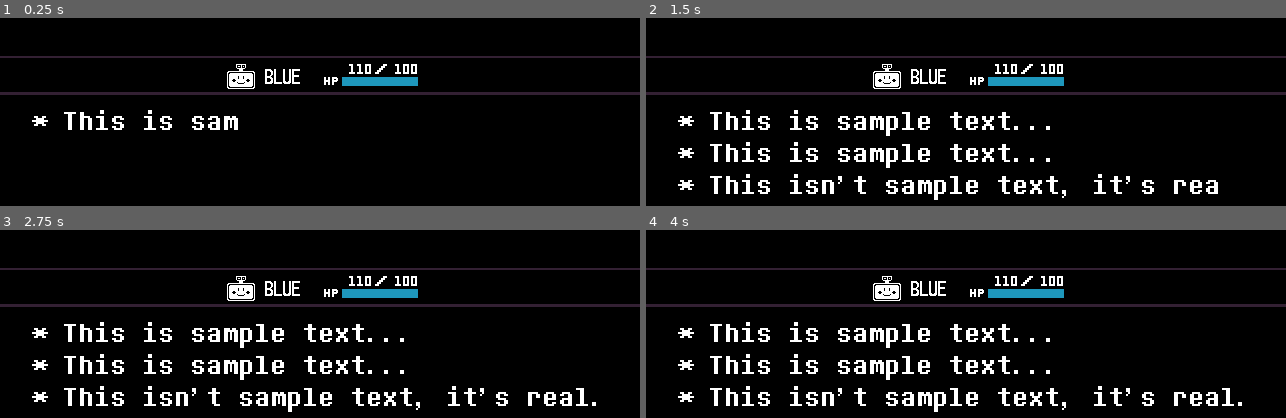
Above: before the commit, frames 1-4 (two rows, left to right).
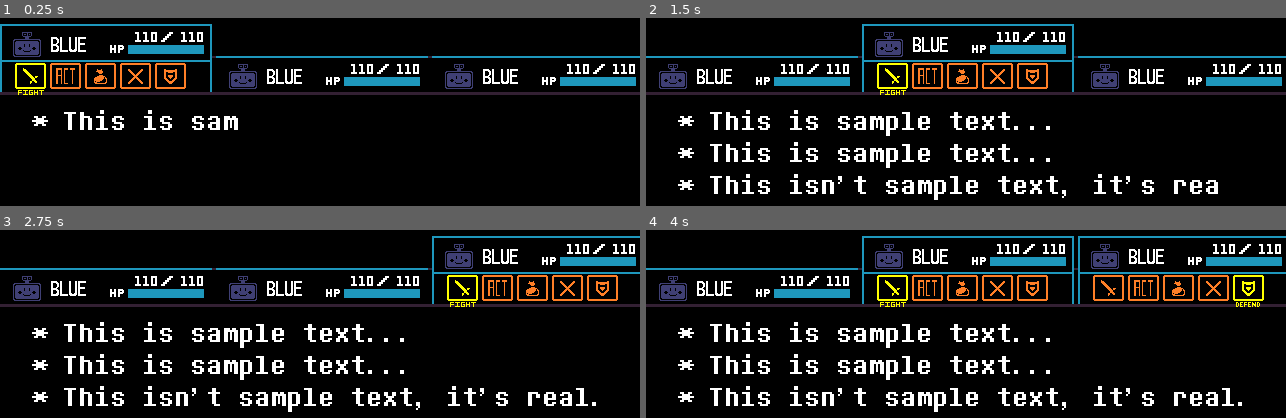
Above: after the commit, the same moments.

Repository: Flipleerr/delta-battle
Game: Godot game, scene res://scenes/battle/battle.tscn
The game is run twice, just before and just after one commit, with the same random seed, the same clock (stepped at 60 frames per second) and the same inputs.
Inputs:
- Up to frame 1 (0.25 s): no input
- Up to frame 2 (1.5 s): tap Enter at 0.5 s; hold D (right) 0.53-1.28 s; tap Z (confirm) at 0.6, 1.35 s; hold S (down) from 1.28 s (still down)
- Up to frame 3 (2.75 s): tap Z (confirm) at 2, 2.1 s; release S (down) at 2.03 s; hold D (right) from 2.03 s (still down)
- Up to frame 4 (4 s): tap Z (confirm) at 2.75, 2.85, 3.5, 3.6 s; release D (right) at 2.78 s; hold Up (up) 2.78-3.53 s; hold A (left) from 3.53 s (still down)

The runs differ from the first frame. In frame 1, 7.1% of the frame differs, in the area x 0-100%, y 3-41%; in frame 2, 8.6%; in frame 3, 7.0%; in frame 4, 11%.

Commit message:
Add multiple characters and monster select menu

Diff:
--- a/characters/blue/blue.tscn
+++ b/characters/blue/blue.tscn
@@ -1,6 +1,7 @@
-[gd_scene load_steps=2 format=3 uid="uid://koaov6uan8c3"]
+[gd_scene load_steps=3 format=3 uid="uid://koaov6uan8c3"]
 
 [ext_resource type="Script" uid="uid://d1ho1nqa4x7fm" path="res://characters/character.gd" id="1_7xeqj"]
+[ext_resource type="Texture2D" uid="uid://jthlsjuluo7b" path="res://characters/blue/res/char_icon.png" id="2_t3yiv"]
 
 [node name="Blue" type="Node2D"]
 script = ExtResource("1_7xeqj")
@@ -8,4 +9,5 @@
 current_hp = 110
 max_hp = 110
 main_color = Color(0.118812, 0.590326, 0.738951, 1)
+icon = ExtResource("2_t3yiv")
 metadata/_custom_type_script = "uid://d1ho1nqa4x7fm"
--- a/characters/character.gd
+++ b/characters/character.gd
@@ -4,4 +4,6 @@
 @export var title := ""
 @export var current_hp := 100
 @export var max_hp := 100
+@export var uses_magic := false
 @export_color_no_alpha var main_color := Color.WHITE
+@export var icon: Texture2D = preload("res://ui/battle/char_menu/res/sample_char_icon.png")
--- a/globals/global.gd
+++ b/globals/global.gd
@@ -1,8 +1,20 @@
 extends Node
+
+enum {
+	FIGHT, ACT, ITEM, SPARE, DEFEND
+}
 
 const YELLOW := Color("#ffff00")
 
-var characters: Array[Character] = [preload("res://characters/blue/blue.tscn").instantiate()]
+var characters: Array[Character] = [
+	preload("res://characters/blue/blue.tscn").instantiate(),
+	preload("res://characters/blue/blue.tscn").instantiate(),
+	preload("res://characters/blue/blue.tscn").instantiate()
+]
+var monsters: Array[Monster] = [
+	preload("res://monsters/slime/slime.tscn").instantiate(),
+	preload("res://monsters/slime/slime.tscn").instantiate()
+]
 var items: Array[Item] = [preload("res://items/dark_candy.tres")]
 
 func _ready() -> void:
--- a/monsters/monster.gd
+++ b/monsters/monster.gd
@@ -1,2 +1,6 @@
 extends Node2D
 class_name Monster
+
+@export var title := ""
+@export var current_hp := 100
+@export var max_hp := 100
--- /dev/null
+++ b/monsters/slime/slime.tscn
@@ -0,0 +1,10 @@
+[gd_scene load_steps=2 format=3 uid="uid://dtuxxajnf41ym"]
+
+[ext_resource type="Script" uid="uid://c7cl86f4gnd2b" path="res://monsters/monster.gd" id="1_51iiq"]
+
+[node name="Slime" type="Node2D"]
+script = ExtResource("1_51iiq")
+title = "Slime"
+current_hp = 80
+max_hp = 80
+metadata/_custom_type_script = "uid://c7cl86f4gnd2b"
--- a/ui/battle/bottom_panel/bottom_panel.gd
+++ b/ui/battle/bottom_panel/bottom_panel.gd
@@ -1,22 +1,109 @@
 extends Node2D
 
 enum CONTEXT {
-	BATTLE, CHAR_MENU, MONSTER_SELECT, ITEM_SELECT, ATTACK
+	BATTLE, CHAR_MENU, MONSTER_SELECT, ITEM_SELECT, ACT_SELECT, MAGIC_SELECT, CHAR_SELECT, ACTION
 }
-var activated := false
+
+class Action:
+	var what: int
+	var to: int
+	var specific: int
+
+var context := CONTEXT.BATTLE:
+	set(p_context):
+		match context:
+			CONTEXT.CHAR_MENU:
+				char_menus[current_char].focused = false
+			CONTEXT.MONSTER_SELECT:
+				$MonsterSelect.visible = false
+				$MonsterSelect.focused = false
+		context = p_context
+		match context:
+			CONTEXT.CHAR_MENU:
+				char_menus[current_char].activate()
+			CONTEXT.MONSTER_SELECT:
+				$MonsterSelect.visible = true
+				$MonsterSelect.focused = true
+				$MonsterSelect.selected_item = 0
+			CONTEXT.ACT_SELECT:
+				next_char()
+
+var char_menus: Array[CharMenu] = []
+var current_char := 0
+
+var actions: Array[Action] = []
 
 func _ready() -> void:
 	for character: Character in Global.characters:
 		var char_menu := preload("res://ui/battle/char_menu/char_menu.tscn").instantiate()
 		char_menu.set_from_character(character)
 		$Characters.add_child(char_menu)
+		char_menus.append(char_menu)
+		actions.append(Action.new())
+	context = CONTEXT.CHAR_MENU
 
 func _unhandled_key_input(event: InputEvent) -> void:
-	if event.is_action("confirm") and event.is_pressed():
-		if !activated:
-			$Characters.get_child(0).activate()
-			activated = true
-			$Characters.get_child(0).selected_item = 0
-		else:
-			$Characters.get_child(0).deactivate()
-			activated = false
+	if (event.is_action("confirm") or event.is_action("cancel")) and event.is_pressed():
+		match context:
+			CONTEXT.BATTLE:
+				return
+			CONTEXT.CHAR_MENU:
+				if current_char == 0 and event.is_action("cancel"):
+					return
+				if event.is_action("cancel"):
+					char_menus[current_char].deactivate()
+					current_char -= 1
+					char_menus[current_char].activate()
+					return
+				queue_character_action()
+				return
+			CONTEXT.MONSTER_SELECT:
+				if event.is_action("cancel"):
+					context = CONTEXT.CHAR_MENU
+					return
+				actions[current_char].to = $MonsterSelect.selected_item
+				if actions[current_char].what == Global.ACT and !char_menus[current_char].uses_magic:
+					context = CONTEXT.ACT_SELECT
+					return
+				next_char()
+				return
+			CONTEXT.ACT_SELECT:
+				return
+			CONTEXT.ITEM_SELECT:
+				return
+			CONTEXT.ACTION:
+				context = CONTEXT.CHAR_MENU
+				current_char = 0
+				for char_menu: CharMenu in char_menus:
+					char_menu.selected_item = 0
+				char_menus[current_char].activate()
+				return
+
+func queue_character_action() -> void:
+	match char_menus[current_char].selected_item:
+		Global.FIGHT:
+			actions[current_char].what = Global.FIGHT
+			context = CONTEXT.MONSTER_SELECT
+		Global.ACT:
+			actions[current_char].what = Global.ACT
+			if !char_menus[current_char].uses_magic:
+				context = CONTEXT.MONSTER_SELECT
+			else:
+				context = CONTEXT.MAGIC_SELECT
+		Global.ITEM:
+			actions[current_char].what = Global.ITEM
+		Global.SPARE:
+			actions[current_char].what = Global.SPARE
+			context = CONTEXT.MONSTER_SELECT
+		Global.DEFEND:
+			actions[current_char].what = Global.DEFEND
+			next_char()
+
+func next_char() -> void:
+	if current_char == char_menus.size() - 1:
+		context = CONTEXT.ACTION
+		char_menus[current_char].deactivate()
+	else:
+		char_menus[current_char].deactivate()
+		current_char += 1
+		context = CONTEXT.CHAR_MENU
--- a/ui/battle/bottom_panel/bottom_panel.tscn
+++ b/ui/battle/bottom_panel/bottom_panel.tscn
@@ -1,7 +1,8 @@
-[gd_scene load_steps=5 format=3 uid="uid://dh7u53yj0xavd"]
+[gd_scene load_steps=6 format=3 uid="uid://dh7u53yj0xavd"]
 
 [ext_resource type="Script" uid="uid://dexbpui8jgwli" path="res://ui/battle/bottom_panel/bottom_panel.gd" id="1_11je6"]
 [ext_resource type="PackedScene" uid="uid://c5cnxltgwop68" path="res://ui/text_box/text_box.tscn" id="1_sd2ip"]
+[ext_resource type="PackedScene" uid="uid://bn7o6vx5tirfh" path="res://ui/battle/monster_select/monster_select.tscn" id="3_rmodj"]
 
 [sub_resource type="StyleBoxEmpty" id="StyleBoxEmpty_7giy0"]
 content_margin_top = 9.0
@@ -19,6 +20,9 @@
   * This is sample text...
   * This isn't sample text, it's real."
 
+[node name="MonsterSelect" parent="." instance=ExtResource("3_rmodj")]
+visible = false
+
 [node name="BottomDivider" type="Panel" parent="."]
 offset_top = -3.0
 offset_right = 640.0
--- a/ui/battle/char_menu/char_menu.gd
+++ b/ui/battle/char_menu/char_menu.gd
@@ -1,4 +1,5 @@
 extends Control
+class_name CharMenu
 
 const PURPLE := Color("#332033")
 
@@ -22,7 +23,12 @@
 var can_spare:
 	set(p_can_spare):
 		can_spare = p_can_spare
-		actions[3].flashing = can_spare
+		actions[Global.SPARE].flashing = can_spare
+var uses_magic:
+	set(p_uses_magic):
+		actions[Global.ACT] = $Actions/Magic
+		$Actions/Magic.visible = true
+		$Actions/Act.visible = false
 
 var actions: Array[CharMenuButton] = []
 var focused := false:
@@ -31,13 +37,11 @@
 		for action: CharMenuButton in actions:
 			action.focused = focused
 		selected_item = selected_item
-var selected_item := -1:
+var selected_item := 0:
 	set(p_selected_item):
-		if selected_item != -1:
-			actions[selected_item].selected = false
+		actions[selected_item].selected = false
 		selected_item = p_selected_item
-		if p_selected_item != -1:
-			actions[selected_item].selected = true
+		actions[selected_item].selected = true
 
 func _ready() -> void:
 	actions = [
@@ -66,20 +70,25 @@
 func set_from_character(character: Character) -> void:
 	$Stats/Name.text = character.title
 	current_hp = character.current_hp
+	max_hp = character.max_hp
 	main_color = character.main_color
+	$Stats/Icon.texture = character.icon
 
 func activate():
 	$Cover1.visible = false
 	$Cover2.visible = false
 	var upper_box: StyleBoxFlat = $Stats.get_theme_stylebox("panel")
 	upper_box.border_color = main_color
+	focused = true
+
+	if $Stats.position.y == -32.0:
+		return
+
 	$Stats.position.y = -16.0
 	var tween := get_tree().create_tween()
 	tween.set_ease(Tween.EASE_OUT)
 	tween.set_trans(Tween.TRANS_CUBIC)
 	tween.tween_property($Stats, "position", Vector2($Stats.position.x, -32.0), 1.0 / 6.0)
-
-	focused = true
 
 func deactivate():
 	var upper_box: StyleBoxFlat = $Stats.get_theme_stylebox("panel")
@@ -92,4 +101,3 @@
 	$Cover2.visible = true
 
 	focused = false
-	actions[selected_item].get_child(0).modulate = Color.TRANSPARENT
--- a/ui/battle/char_menu/char_menu.tscn
+++ b/ui/battle/char_menu/char_menu.tscn
@@ -46,7 +46,9 @@
 theme_override_styles/panel = SubResource("StyleBoxFlat_cp84r")
 
 [node name="Attack" parent="Actions" instance=ExtResource("2_an0ot")]
+self_modulate = Color(1, 1, 0, 1)
 position = Vector2(30, 16)
+selected = true
 
 [node name="Act" parent="Actions" instance=ExtResource("2_an0ot")]
 position = Vector2(65, 16)
@@ -85,7 +87,7 @@
 position = Vector2(141, 18)
 texture = ExtResource("1_g0hy4")
 
-[node name="SampleCharIcon" type="Sprite2D" parent="Stats"]
+[node name="Icon" type="Sprite2D" parent="Stats"]
 position = Vector2(27, 19)
 texture = ExtResource("4_lgnlm")
 
--- a/ui/battle/char_menu/char_menu_button/char_menu_button.gd
+++ b/ui/battle/char_menu/char_menu_button/char_menu_button.gd
@@ -13,10 +13,11 @@
 		sprite = p_sprite
 		region_rect.position.x = 31 * sprite
 		$Title.region_rect.position.x = 31 * sprite
-var selected := false:
+@export var selected := false:
 	set(p_selected):
 		selected = p_selected
-		if selected:
+
+		if selected and focused:
 			self_modulate = YELLOW
 			$Title.modulate = YELLOW
 		else:
--- /dev/null
+++ b/ui/battle/monster_select/monster_panel/monster_panel.gd
@@ -0,0 +1,25 @@
+extends Control
+class_name MonsterPanel
+
+func set_select(p_selected: bool) -> void:
+	$Heart.visible = p_selected
+
+func set_title(p_title: String) -> void:
+	$Title.text = p_title
+
+func set_current_hp(p_current_hp: int) -> void:
+	$HPBar.value = p_current_hp
+	$HPText.text = str(roundi(100.0 * p_current_hp / $HPBar.max_value)) + "%"
+
+func set_max_hp(p_max_hp: int) -> void:
+	$HPBar.max_value = p_max_hp
+	$HPText.text = str(roundi(100.0 * $HPBar.value / p_max_hp)) + "%"
+
+func set_mercy_percent(p_mercy_percent: float) -> void:
+	$MercyBar.value = p_mercy_percent
+	$MercyText.text = str(roundi(p_mercy_percent * 100.0)) + "%"
+
+func set_from_monster(p_monster: Monster) -> void:
+	set_title(p_monster.title)
+	set_current_hp(p_monster.current_hp)
+	set_max_hp(p_monster.max_hp)
--- /dev/null
+++ b/ui/battle/monster_select/monster_panel/monster_panel.tscn
@@ -0,0 +1,85 @@
+[gd_scene load_steps=8 format=3 uid="uid://cte7khih2kb45"]
+
+[ext_resource type="Script" uid="uid://c647nxwp6djnn" path="res://ui/battle/monster_select/monster_panel/monster_panel.gd" id="1_fyfih"]
+[ext_resource type="Texture2D" uid="uid://b0mx4qepjjvn" path="res://globals/res/heart.png" id="1_layat"]
+
+[sub_resource type="StyleBoxFlat" id="StyleBoxFlat_layat"]
+bg_color = Color(0.501961, 0, 0, 1)
+
+[sub_resource type="StyleBoxFlat" id="StyleBoxFlat_fyfih"]
+bg_color = Color(0, 1, 0, 1)
+
+[sub_resource type="FontVariation" id="FontVariation_layat"]
+
+[sub_resource type="StyleBoxFlat" id="StyleBoxFlat_7eb5v"]
+bg_color = Color(1, 0.313726, 0.12549, 1)
+
+[sub_resource type="StyleBoxFlat" id="StyleBoxFlat_g7idw"]
+bg_color = Color(1, 1, 0, 1)
+
+[node name="MonsterPanel" type="Control"]
+custom_minimum_size = Vector2(640, 30)
+layout_mode = 3
+anchors_preset = 0
+offset_right = 30.0
+script = ExtResource("1_fyfih")
+
+[node name="Title" type="Label" parent="."]
+layout_mode = 0
+offset_left = 80.0
+offset_top = -1.0
+offset_right = 415.0
+offset_bottom = 31.0
+text = "Enemy Name"
+vertical_alignment = 1
+clip_text = true
+
+[node name="Heart" type="Sprite2D" parent="."]
+visible = false
+position = Vector2(63, 17)
+texture = ExtResource("1_layat")
+
+[node name="HPBar" type="ProgressBar" parent="."]
+custom_minimum_size = Vector2(81, 16)
+layout_mode = 0
+offset_left = 420.0
+offset_top = 4.0
+offset_right = 501.0
+offset_bottom = 20.0
+theme_override_styles/background = SubResource("StyleBoxFlat_layat")
+theme_override_styles/fill = SubResource("StyleBoxFlat_fyfih")
+value = 100.0
+rounded = true
+allow_greater = true
+show_percentage = false
+
+[node name="HPText" type="Label" parent="."]
+layout_mode = 0
+offset_left = 424.0
+offset_top = 4.0
+offset_right = 464.0
+offset_bottom = 36.0
+scale = Vector2(1, 0.5)
+theme_override_fonts/font = SubResource("FontVariation_layat")
+text = "100%"
+
+[node name="MercyBar" type="ProgressBar" parent="."]
+custom_minimum_size = Vector2(81, 16)
+offset_left = 520.0
+offset_top = 4.0
+offset_right = 601.0
+offset_bottom = 20.0
+theme_override_styles/background = SubResource("StyleBoxFlat_7eb5v")
+theme_override_styles/fill = SubResource("StyleBoxFlat_g7idw")
+max_value = 1.0
+show_percentage = false
+
+[node name="MercyText" type="Label" parent="."]
+offset_left = 524.0
+offset_top = 4.0
+offset_right = 566.0
+offset_bottom = 36.0
+scale = Vector2(1, 0.5)
+theme_override_colors/font_color = Color(0.501961, 0, 0, 1)
+theme_override_fonts/font = SubResource("FontVariation_layat")
+text = "0%"
--- /dev/null
+++ b/ui/battle/monster_select/monster_select.gd
@@ -0,0 +1,29 @@
+extends Node2D
+
+var focused := false:
+	set(p_focused):
+		focused = p_focused
+		for monster_panel: MonsterPanel in monster_panels:
+			monster_panel.set_select(false)
+		selected_item = selected_item
+var selected_item := 0:
+	set(p_selected_item):
+		monster_panels[selected_item].set_select(false)
+		selected_item = p_selected_item
+		monster_panels[selected_item].set_select(true)
+var monster_panels: Array[MonsterPanel] = []
+
+func _ready() -> void:
+	for monster: Monster in Global.monsters:
+		var monster_panel := preload("res://ui/battle/monster_select/monster_panel/monster_panel.tscn").instantiate()
+		monster_panel.set_from_monster(monster)
+		$Monsters.add_child(monster_panel)
+		monster_panels.append(monster_panel)
+	monster_panels[0].set_select(true)
+
+func _unhandled_key_input(p_event: InputEvent) -> void:
+	if focused and p_event is InputEventKey and p_event.is_pressed():
+		if p_event.is_action("up"):
+			selected_item = wrapi(selected_item - 1, 0, monster_panels.size())
+		elif p_event.is_action("down"):
+			selected_item =  wrapi(selected_item + 1, 0, monster_panels.size())
--- /dev/null
+++ b/ui/battle/monster_select/monster_select.tscn
@@ -0,0 +1,50 @@
+[gd_scene load_steps=4 format=3 uid="uid://bn7o6vx5tirfh"]
+
+[ext_resource type="Script" uid="uid://d0i7vubtqkgp1" path="res://ui/battle/monster_select/monster_select.gd" id="1_mldsp"]
+
+[sub_resource type="StyleBoxFlat" id="StyleBoxFlat_uqoo1"]
+bg_color = Color(0, 0, 0, 1)
+
+[sub_resource type="FontVariation" id="FontVariation_uqoo1"]
+
+[node name="MonsterSelect" type="Node2D"]
+script = ExtResource("1_mldsp")
+
+[node name="Panel" type="Panel" parent="."]
+custom_minimum_size = Vector2(640, 115)
+offset_right = 40.0
+offset_bottom = 40.0
+theme_override_styles/panel = SubResource("StyleBoxFlat_uqoo1")
+
+[node name="Monsters" type="VBoxContainer" parent="."]
+custom_minimum_size = Vector2(640, 104)
+offset_top = 11.0
+offset_right = 640.0
+offset_bottom = 115.0
+
+[node name="Labels" type="Node2D" parent="."]
+
+[node name="HP" type="Label" parent="Labels"]
+offset_left = 424.0
+offset_top = -1.0
+offset_right = 464.0
+offset_bottom = 31.0
+scale = Vector2(1, 0.5)
+text = "HP"
+
+[node name="Me-" type="Label" parent="Labels"]
+offset_left = 524.0
+offset_top = -1.0
+offset_right = 564.0
+offset_bottom = 31.0
+scale = Vector2(1, 0.5)
+text = "ME"
+
+[node name="-Rcy" type="Label" parent="Labels"]
+offset_left = 554.0
+offset_top = -1.0
+offset_right = 632.0
+offset_bottom = 31.0
+scale = Vector2(1, 0.5)
+theme_override_fonts/font = SubResource("FontVariation_uqoo1")
+text = "RCY"
Binary file added: characters/blue/res/char_icon.aseprite
Binary file added: characters/blue/res/char_icon.png
Not shown, added: characters/blue/res/char_icon.png.import
Binary file changed: globals/res/heart.png
Not shown, added: ui/battle/monster_select/monster_panel/monster_panel.gd.uid
Not shown, added: ui/battle/monster_select/monster_select.gd.uid
Binary file changed: ui/theme/default.theme
